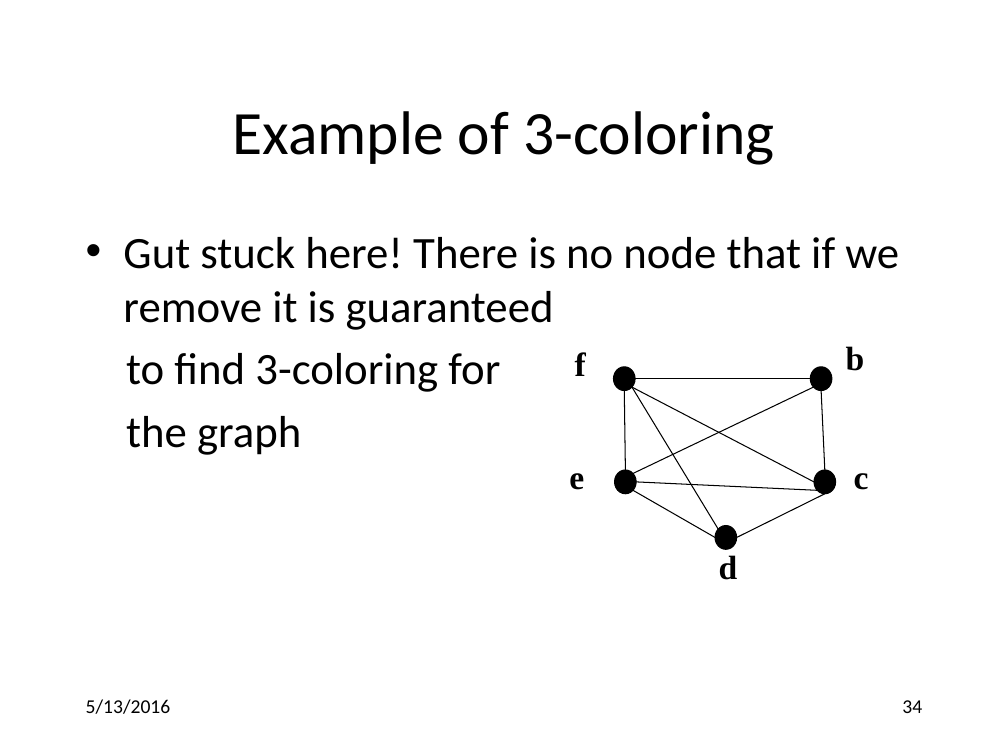
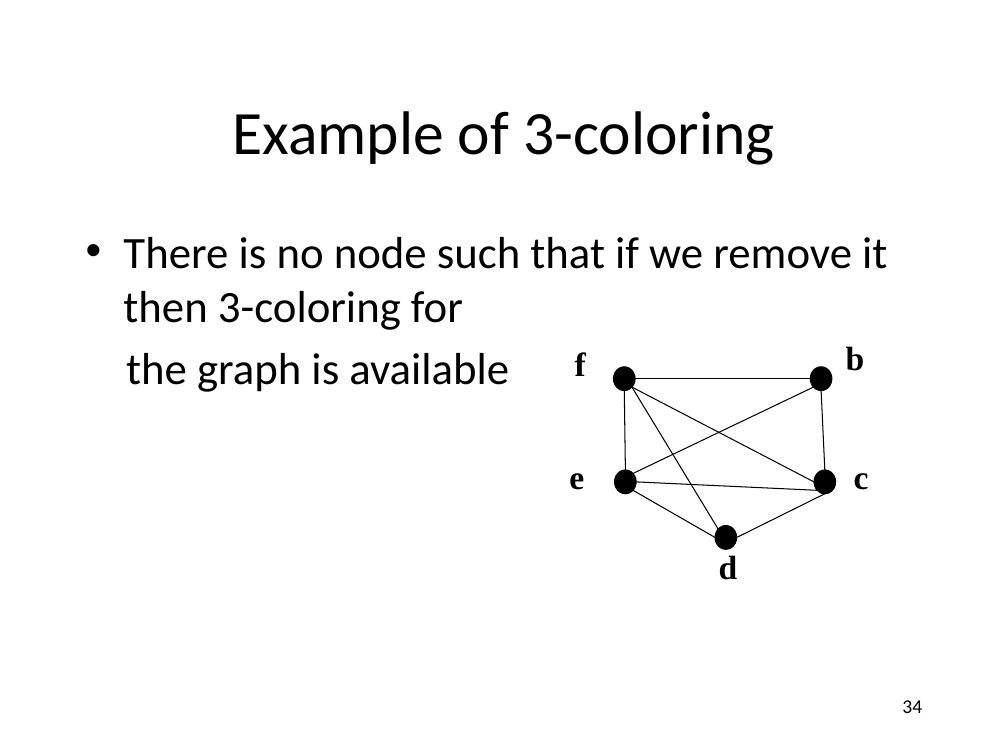
Before and after one commit to anoopsarkar/compilers-class, a slide deck: slide 34 of assets/ppt/opt/regalloc.pptx. Drawn at 1008x756 pixels with LibreOffice and Linux fonts; fonts in the diff are those of the drawing. Boxes give left, top, right and bottom in pixels: in the first picture for what was removed or moved away, otherwise in the second. Text is boxed around its words. In the diff, an @@ line names an element or a change of style, - is before the commit and + after.

Commit message:
opt slides

```diff
--- a/assets/ppt/opt/regalloc.pptx
+++ b/assets/ppt/opt/regalloc.pptx
@@ text at (123, 237, 887, 392): text changed @@
-• Gut stuck here! There is no node that if we remove it is guaranteed
-to find 3-coloring for
-the graph
+• There is no node such that if we remove it then 3-coloring for
+the graph is available
@@ text removed at (86, 699, 171, 714) @@
-5/13/2016
```
Also in this commit, not shown: 89 other slides changed, 1 slide added, 1 slide removed, 3 other files.
